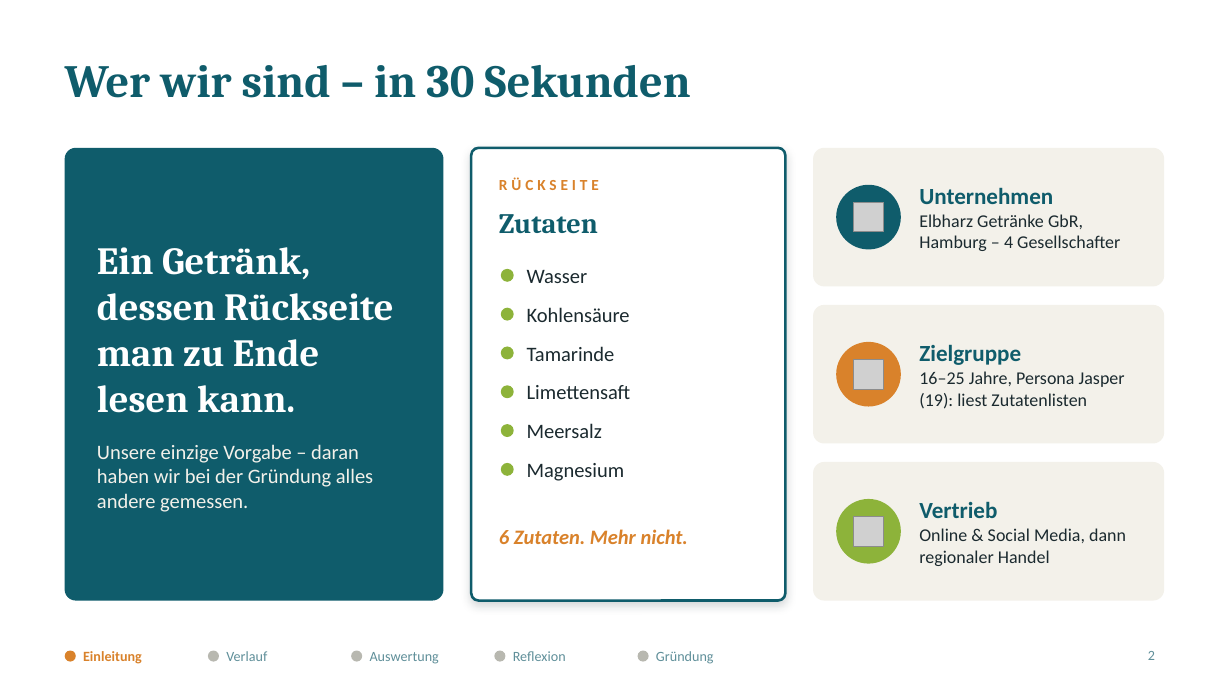
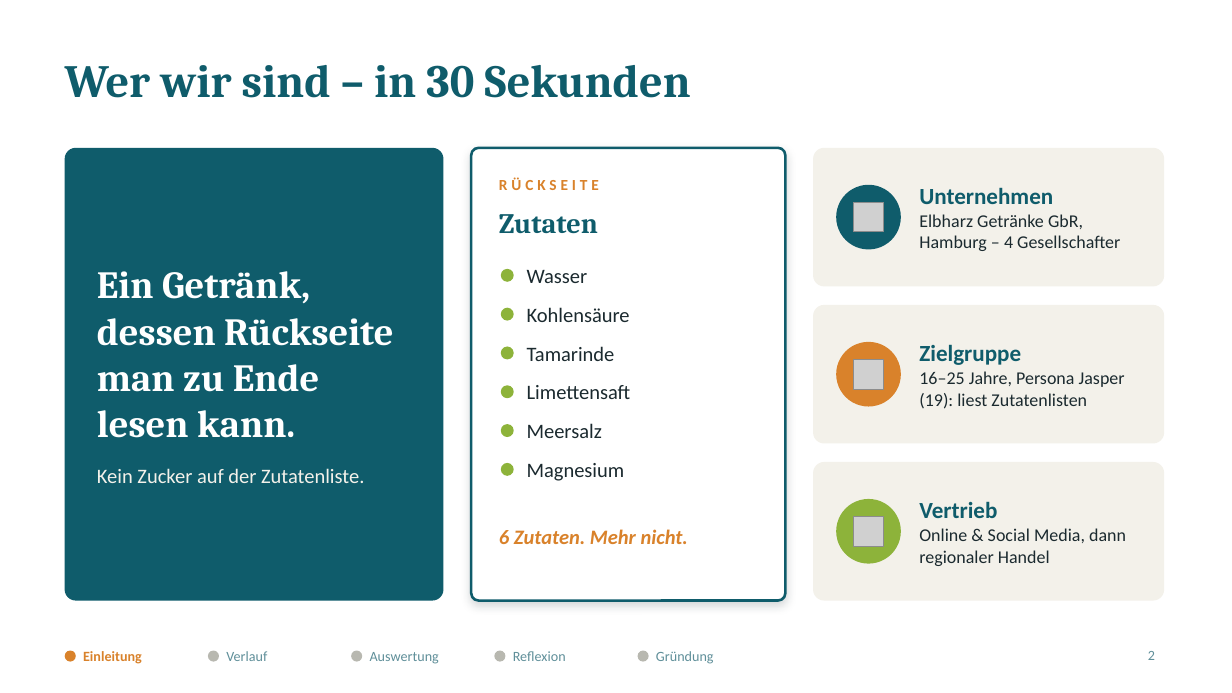
Before and after one commit to jofy0002/claude-workspace, a slide deck: slide 2 of endpraesentation/Elbharz_Endpraesentation.pptx. Drawn at 1232x693 pixels with LibreOffice and Linux fonts; fonts in the diff are those of the drawing; grey boxes stand for pictures. Boxes give left, top, right and bottom in pixels: in the first picture for what was removed or moved away, otherwise in the second. Text is boxed around its words. In the diff, an @@ line names an element or a change of style, - is before the commit and + after.

```diff
--- a/endpraesentation/Elbharz_Endpraesentation.pptx
+++ b/endpraesentation/Elbharz_Endpraesentation.pptx
@@ text at (x1=97, y1=468, x2=364, y2=483): text changed @@
-Unsere einzige Vorgabe – daran haben wir bei der Gründung alles andere gemessen.
+Kein Zucker auf der Zutatenliste.
```
Also in this commit, not shown: 6 other slides changed, 6 other files.
